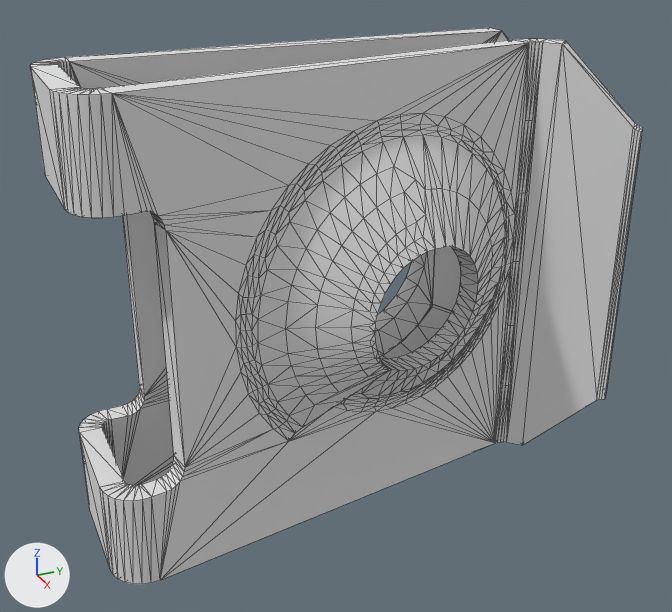
An edit to the glTF model models/porca_rapida27/porca_rapida-modelo27.gltf, drawn before and after from the same camera.
One viewpoint serves both versions: a camera (50 mm lens) standing at (2.017, -0.956, 0.958) and looking at (-0.023, -0.038, -0.061). Lighting does not change. The marker at lower left points along +X, +Y and +Z. Mesh edges are drawn as thin lines. Where no turn or scale is listed for an object, it has been applied to the vertices. Vertices at the same position are counted once.

The older version as bpy lines, for what is in view:
```python
me_27_818_048_001 = bpy.data.meshes.new('27.818.048.001')
me_27_818_048_001.from_pydata(...)  # 1170 vertices, 2352 faces; spans x -0.271..0.241, y -0.711..0.766, z -0.617..0.583
me_27_818_048_001.materials.append(mat_opaque_191_191_191__004)  # light grey #e0e0e0
ob_27_818_048_70 = bpy.data.objects.new('27.818.048.70', me_27_818_048_001)
ob_27_818_048_70.location = (0.0, 0.0, 0.0)
```
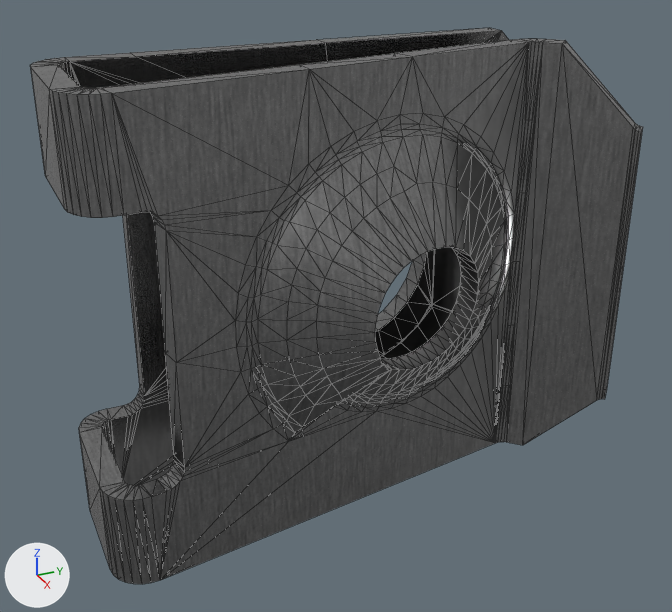
The newer file is also turned or shifted as a whole; pictures and numbers use the older file's frame.

The change, as JSON lines over the scene's bpy script:
```json
{"op": "add", "block": "img_part_metallic_part_roughness", "code": ["img_part_metallic_part_roughness = load_image('Part_Metallic-Part_Roughness', '../../public/img/textures/Part_Metallic-Part_Roughness.png', 1024, 1024, 'Non-Color')"]}
{"op": "add", "block": "img_part_basecolor", "code": ["img_part_basecolor = load_image('Part_BaseColor', '../../public/img/textures/Part_BaseColor.png', 1024, 1024, 'sRGB')"]}
{"op": "add", "block": "img_part_normal", "code": ["img_part_normal = load_image('Part_Normal', '../../public/img/textures/Part_Normal.png', 1024, 1024, 'Non-Color')"]}
{"op": "add", "block": "mat_27_818_048_70", "code": ["mat_27_818_048_70 = bpy.data.materials.new('27.818.048.70')", "# uses the picture img_part_basecolor", "# uses the picture img_part_metallic_part_roughness", "# uses the picture img_part_normal"]}
{"block": "me_27_818_048_001", "where": "# used by ob_27_818_048_70; location = (0.0, 0.0, 0.0)"}
{"op": "remove", "block": "me_27_818_048_001", "code": "me_27_818_048_001.from_pydata(...)  # 1170 vertices, 2352 faces; spans x -0.271..0.241, y -0.711..0.766, z -0.617..0.583"}
{"op": "add", "block": "me_27_818_048_001", "code": "me_27_818_048_001.from_pydata(...)  # 1042 vertices, 2096 faces; spans x -0.271..0.241, y -0.711..0.766, z -0.617..0.583"}
{"block": "me_27_818_048_001", "change": "me_27_818_048_001 part 1: 75 vertices moved from x -0.211..0.136, y -0.305..0.439, z -0.341..0.394 to x -0.211..0.135, y -0.296..0.443, z -0.337..0.379; 285 vertices removed from x -0.27..0.236, y -0.65..0.47, z -0.492..0.458; 157 vertices added at x -0.271..0.192, y -0.529..0.766, z -0.345..0.583"}
{"block": "me_27_818_048_001", "change": "me_27_818_048_001 part 2: 893 faces spanning x -0.271..0.241, y -0.711..0.766, z -0.617..0.583 switch from mat_opaque_191_191_191__004 (light grey #e0e0e0) to mat_27_818_048_70"}
```

Boxes [x1, y1, x2, y2] around the edits, measured in the pictures (672 x 612 px; the box of a moved part takes in the faces that stretch with it):
```json
{"part": 1, "of": "me_27_818_048_001", "change": "moved or reshaped", "before": [58, 61, 507, 459], "after": [65, 28, 528, 467]}
{"part": 2, "of": "me_27_818_048_001", "change": "recoloured", "before": [41, 32, 641, 580], "after": [41, 32, 641, 580]}
```
